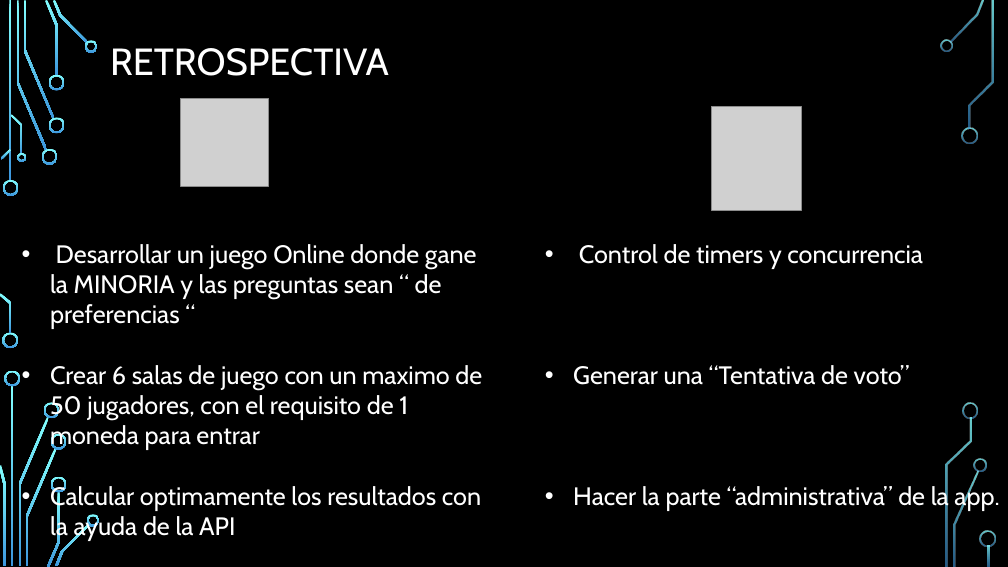
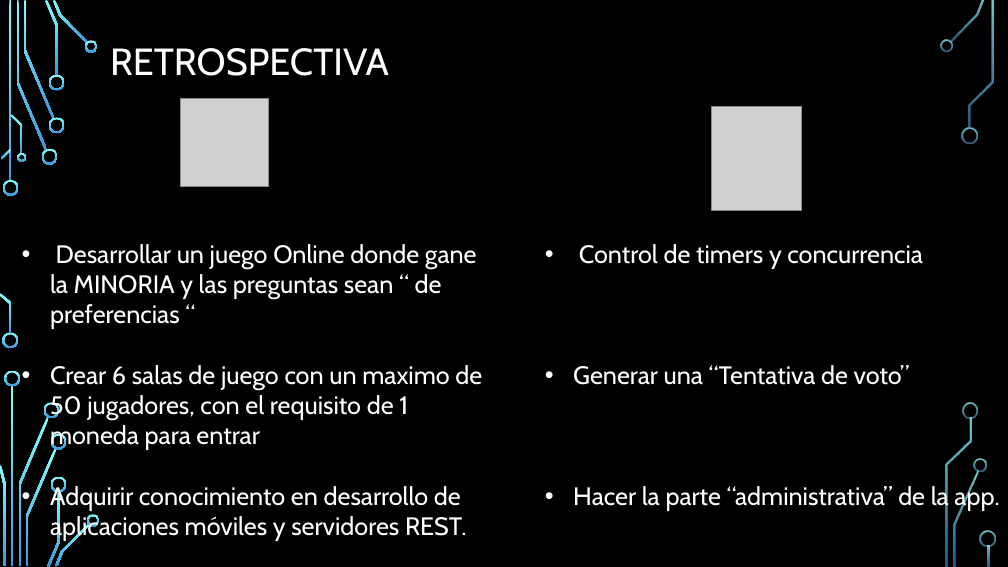
Before and after one commit to igalrevich/Minority-Proyecto-final-6IA-2017-, a slide deck: slide 6 of Presentacion final/PresentacionFinalMinority.pptx. Drawn at 1008x567 pixels with LibreOffice and Linux fonts; fonts in the diff are those of the drawing; grey boxes stand for pictures; background and template pictures are left out. Boxes give left, top, right and bottom in pixels: in the first picture for what was removed or moved away, otherwise in the second. Text is boxed around its words. In the diff, an @@ line names an element or a change of style, - is before the commit and + after.

```diff
--- a/Presentacion final/PresentacionFinalMinority.pptx
+++ b/Presentacion final/PresentacionFinalMinority.pptx
@@ text at box(50, 484, 466, 541): text changed @@
-• Calcular optimamente los resultados con la ayuda de la API
+• Adquirir conocimiento en desarrollo de aplicaciones móviles y servidores REST.
```
Also in this commit, not shown: 1 other slide changed, 1 other file.
